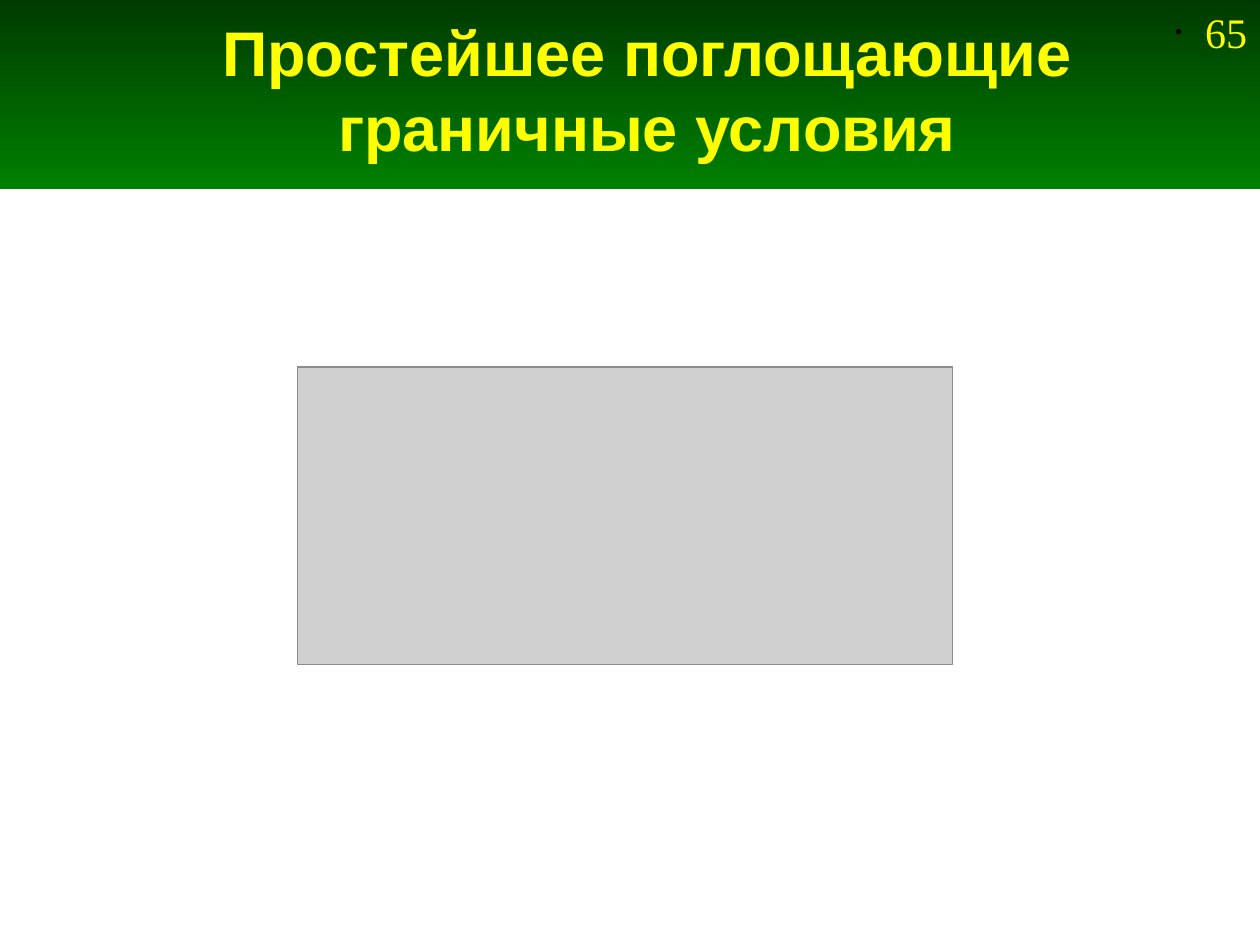
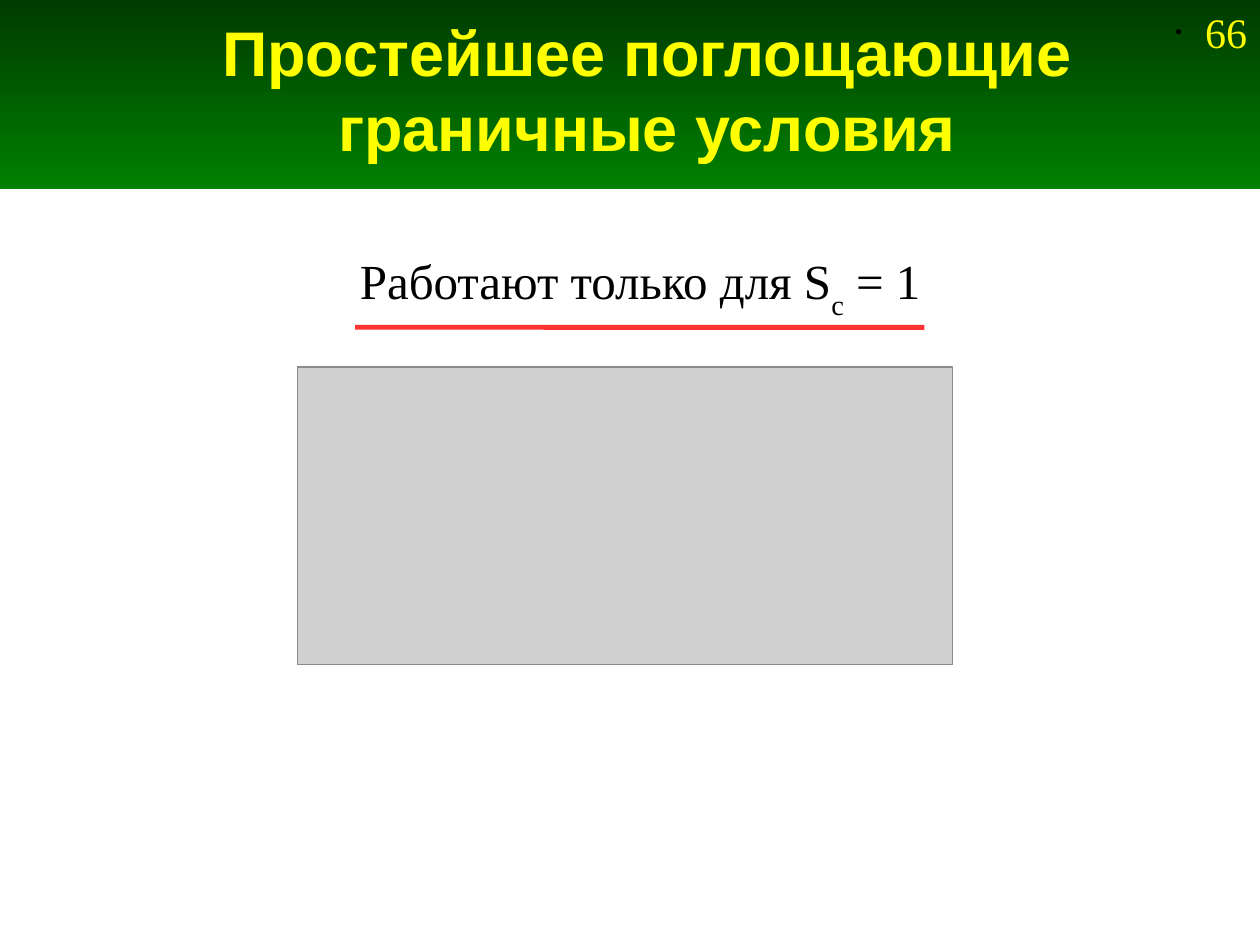
Before and after one commit to andris0147sv/modelling, a slide deck: slide 66 of presentations/2. FDTD.odp (slide 65 before the commit). Drawn at 1260x945 pixels with LibreOffice and Linux fonts; fonts in the diff are those of the drawing; grey boxes stand for pictures. Boxes give left, top, right and bottom in pixels: in the first picture for what was removed or moved away, otherwise in the second. Text is boxed around its words. In the diff, an @@ line names an element or a change of style, - is before the commit and + after.

```diff
--- a/presentations/2. FDTD.odp
+++ b/presentations/2. FDTD.odp
@@ page number at [1205, 20, 1247, 49]: text changed @@
-• 65
+• 66
@@ text added at [360, 264, 921, 309], 28 pt, text #000000 @@
+Работают только для Sc = 1
@@ line added from (355, 328) to (925, 328), #FF3333 2.83 pt @@
```
Also in this commit, not shown: 4 other slides changed, 2 slides added, 6 other files.
